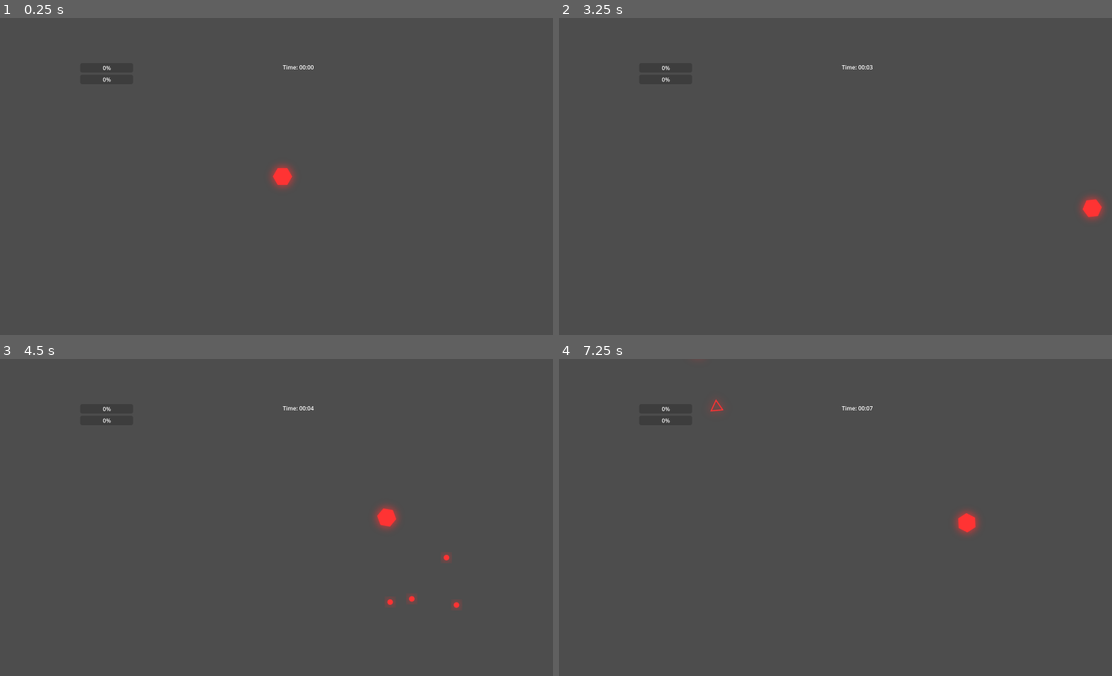
Above: before the commit, frames 1-4 (two rows, left to right).
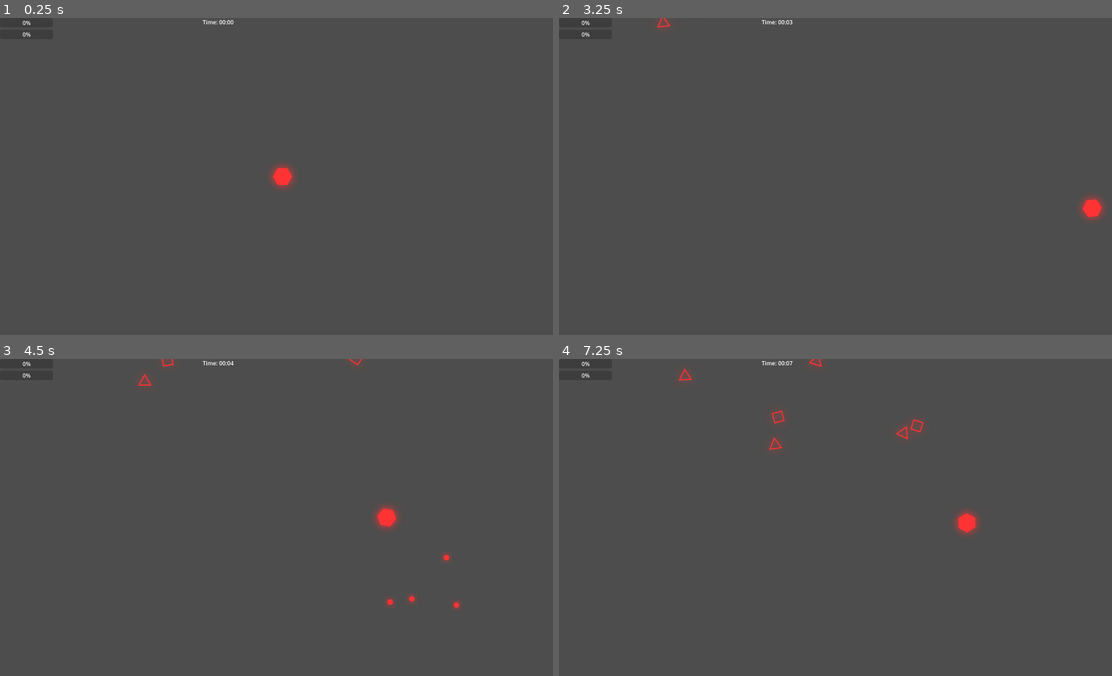
Above: after the commit, the same moments.

Repository: E3-Hub/major-jam-7
Game: Godot game, scene res://scenes/world/main.tscn
Two runs of this game, one before a commit and one after it. Both use one fixed random seed, a clock stepped at 60 frames per second and the inputs below.
Inputs (mouse positions are in pixels of both pictures, inside the frame that each line leads up to):
- Up to frame 1 (0.25 s): no input
- Up to frame 2 (3.25 s): tap Enter at 0.5 s; move the mouse to (968, 160) at 0.52 s; hold D (move_right) 0.53-1.28 s; tap Space (dash) at 0.6, 1.55, 2.3, 2.85 s; move the mouse to (730, 192) at 1.27 s; hold S (move_down) 1.28-2.03 s; tap Q (cycle_color_next) at 1.35 s; move the mouse to (896, 106) at 2.02 s; hold D (move_right) 2.03-2.78 s; tap E (cycle_color_prev) at 2.1 s; move the mouse to (813, 239) at 2.77 s; hold W (move_up) from 2.78 s (still down)
- Up to frame 3 (4.5 s): move the mouse to (453, 565) at 3.52 s; release W (move_up) at 3.53 s; press the mouse at (453, 565) at 3.53 s; hold A (move_left) from 3.53 s (still down); tap Space (dash) at 3.8, 4.35 s; move the mouse to (110, 469) at 4.27 s; release the mouse at (110, 469) at 4.28 s
- Up to frame 4 (7.25 s): move the mouse to (868, 517) at 5.02 s; release A (move_left) at 5.03 s; hold S (move_down) 5.03-5.78 s; tap Q (cycle_color_next) at 5.1 s; tap Space (dash) at 5.3, 6.05, 6.6 s; move the mouse to (758, 438) at 5.77 s; hold D (move_right) 5.78-6.53 s; tap E (cycle_color_prev) at 5.85 s; move the mouse to (968, 501) at 6.52 s; hold W (move_up) from 6.53 s (still down)

The runs differ from the first frame. In frame 1, 0.1% of the frame differs, in the area x 4-57%, y 0-21%; in frame 2, 0.2%; in frame 3, 0.3%; in frame 4, 0.6%, in the area x 4-67%, y 0-29%.

Commit message:
add dashing_enemy

Diff:
--- /dev/null
+++ b/scenes/enemies/dashing_enemy.tscn
@@ -0,0 +1,46 @@
+[gd_scene load_steps=8 format=3 uid="uid://dojfb0kdsmryb"]
+
+[ext_resource type="PackedScene" uid="uid://qpyt28bmnfkj" path="res://scenes/enemies/base_enemy.tscn" id="1_5ipbc"]
+[ext_resource type="Script" uid="uid://n2f0bamdbk3w" path="res://scripts/enemies/dashing_enemy.gd" id="1_l333l"]
+[ext_resource type="Shader" uid="uid://ct66c7vhhyphg" path="res://assets/shaders/color_change.gdshader" id="4_bghml"]
+[ext_resource type="Texture2D" uid="uid://claicnlqru787" path="res://assets/enemies/dashing_enemy.png" id="4_lq5po"]
+
+[sub_resource type="CircleShape2D" id="CircleShape2D_l333l"]
+radius = 22.0227
+
+[sub_resource type="ShaderMaterial" id="ShaderMaterial_bghml"]
+resource_local_to_scene = true
+shader = ExtResource("4_bghml")
+shader_parameter/target_color = Color(1, 1, 1, 1)
+shader_parameter/color_intensity = 1.0
+
+[sub_resource type="CircleShape2D" id="CircleShape2D_dash"]
+radius = 20.0
+
+[node name="DashingEnemy" instance=ExtResource("1_5ipbc")]
+script = ExtResource("1_l333l")
+dash_range = 400.0
+dash_prepare_time = 2.0
+dash_speed = 1000.0
+dash_distance = 1000.0
+dash_damage = 25
+knockback_distance = 50.0
+speed = 80.0
+
+[node name="CollisionShape2D" parent="." index="0"]
+shape = SubResource("CircleShape2D_l333l")
+
+[node name="Sprite2D" parent="." index="1"]
+material = SubResource("ShaderMaterial_bghml")
+texture = ExtResource("4_lq5po")
+
+[node name="HealthSystem" parent="." index="2"]
+max_health = 60
+
+[node name="DashTimer" type="Timer" parent="." index="3"]
+
+[node name="DashAttackArea" type="Area2D" parent="." index="4"]
+collision_layer = 0
+
+[node name="CollisionShape2D" type="CollisionShape2D" parent="DashAttackArea" index="0"]
+shape = SubResource("CircleShape2D_dash")
--- a/scenes/world/main.tscn
+++ b/scenes/world/main.tscn
@@ -6,6 +6,7 @@
 [ext_resource type="Script" uid="uid://cx10b7en7ghpi" path="res://scripts/systems/patch_system/patch_system.gd" id="4_tt8nk"]
 [ext_resource type="Script" uid="uid://dhhniimbgha7d" path="res://scripts/systems/enemy_spawner.gd" id="4_wbupf"]
 [ext_resource type="PackedScene" uid="uid://d2romlyepgwxu" path="res://scenes/enemies/shooting_enemy.tscn" id="5_7tdlr"]
+[ext_resource type="PackedScene" uid="uid://dojfb0kdsmryb" path="res://scenes/enemies/dashing_enemy.tscn" id="6_8xk2r"]
 
 [node name="Main" type="Node2D"]
 
@@ -17,10 +18,10 @@
 script = ExtResource("2_mli2r")
 
 [node name="UIManager" parent="GameManager" instance=ExtResource("3_f8fyy")]
-offset_left = -573.0
-offset_top = -322.0
-offset_right = -573.0
-offset_bottom = -322.0
+offset_left = -800.0
+offset_top = -450.0
+offset_right = -800.0
+offset_bottom = -450.0
 
 [node name="PatchSystem" type="Node" parent="GameManager"]
 script = ExtResource("4_tt8nk")
@@ -29,7 +30,7 @@
 
 [node name="EnemySpawner" type="Node2D" parent="." groups=["enemy_spawner"]]
 script = ExtResource("4_wbupf")
-enemy_scenes = Array[PackedScene]([ExtResource("5_7tdlr")])
+enemy_scenes = Array[PackedScene]([ExtResource("5_7tdlr"), ExtResource("6_8xk2r")])
 
 [node name="SpawnTimer" type="Timer" parent="EnemySpawner"]
 
--- a/scripts/enemies/base_enemy.gd
+++ b/scripts/enemies/base_enemy.gd
@@ -22,7 +22,7 @@
 
 	# Set up collision layers
 	collision_layer = 2 # Enemy layer
-	collision_mask = 1 # Player layer
+	collision_mask = 0 # Player layer
 
 	# Connect health system
 	health_system.died.connect(_on_died)
@@ -37,10 +37,9 @@
 	if ResourceLoader.exists("res://scenes/world/exp_orb.tscn"):
 		exp_orb_scene = load("res://scenes/world/exp_orb.tscn")
 
-func setup(color_type: int, p_position: Vector2):
+func setup(color_type: int):
 	enemy_color = color_type
 	sprite.material.set_shader_parameter("target_color", EnemyColorType.get_color(enemy_color))
-	global_position = p_position
 
 func _physics_process(delta):
 	if player and health_system.is_alive():
--- /dev/null
+++ b/scripts/enemies/dashing_enemy.gd
@@ -0,0 +1,133 @@
+extends BaseEnemy
+class_name DashingEnemy
+
+@export var dash_range: float = 400.0
+@export var dash_prepare_time: float = 2.0
+@export var dash_speed: float = 1000.0
+@export var dash_distance: float = 1000.0
+@export var dash_damage: int = 25
+@export var knockback_distance: float = 50.0
+
+@onready var dash_timer: Timer = $DashTimer
+@onready var dash_attack_area: Area2D = $DashAttackArea
+
+enum DashState {
+	APPROACHING,
+	PREPARING,
+	DASHING
+}
+
+var current_state: DashState = DashState.APPROACHING
+var dash_direction: Vector2
+var dash_start_position: Vector2
+var original_speed: float
+var has_hit_player: bool = false
+
+func _ready():
+	super._ready()
+
+	# Store original speed
+	original_speed = speed
+
+	# Setup dash timer
+	dash_timer.wait_time = dash_prepare_time
+	dash_timer.one_shot = true
+	dash_timer.timeout.connect(_on_dash_timer_timeout)
+
+	# Setup dash attack area
+	dash_attack_area.body_entered.connect(_on_dash_attack_area_body_entered)
+	dash_attack_area.monitoring = false # Only monitor during dash
+
+func update_ai(delta):
+	if not player:
+		return
+
+	var distance_to_player = global_position.distance_to(player.global_position)
+
+	match current_state:
+		DashState.APPROACHING:
+			handle_approaching(distance_to_player)
+
+		DashState.PREPARING:
+			handle_preparing()
+
+		DashState.DASHING:
+			handle_dashing(delta)
+
+func handle_approaching(distance_to_player: float):
+	# Move toward player
+	move_towards_player(get_physics_process_delta_time())
+
+	# Rotate toward player
+	var direction_to_player = (player.global_position - global_position).normalized()
+	rotation = direction_to_player.angle() + PI / 2
+
+	# Check if in dash range
+	if distance_to_player <= dash_range:
+		start_dash_preparation()
+
+func handle_preparing():
+	# Stop moving and rotate toward player
+	velocity = Vector2.ZERO
+	move_and_slide()
+
+	# Keep rotating toward player during preparation
+	var direction_to_player = (player.global_position - global_position).normalized()
+	rotation = direction_to_player.angle() + PI / 2
+
+func handle_dashing(delta):
+	# Move in locked direction at high speed
+	var distance_traveled = dash_start_position.distance_to(global_position)
+
+	if distance_traveled >= dash_distance:
+		# Dash complete, return to approaching
+		end_dash()
+	else:
+		# Continue dashing
+		velocity = dash_direction * dash_speed
+
+	move_and_slide()
+
+func start_dash_preparation():
+	current_state = DashState.PREPARING
+	dash_timer.start()
+
+func start_dash():
+	dash_direction = (player.global_position - global_position).normalized()
+	current_state = DashState.DASHING
+	dash_start_position = global_position
+	has_hit_player = false
+
+	# Enable dash attack detection
+	dash_attack_area.monitoring = true
+
+func end_dash():
+	current_state = DashState.APPROACHING
+	velocity = Vector2.ZERO
+
+	# Disable dash attack detection
+	dash_attack_area.monitoring = false
+
+func _on_dash_timer_timeout():
+	start_dash()
+
+func _on_dash_attack_area_body_entered(body):
+	if body is Player and current_state == DashState.DASHING and not has_hit_player:
+		# Deal damage to player
+		body.take_damage(dash_damage)
+		has_hit_player = true
+
+		# Apply knockback to self
+		apply_knockback()
+
+func apply_knockback():
+	# Knockback in opposite direction of dash
+	var knockback_direction = - dash_direction
+	var knockback_position = global_position + (knockback_direction * knockback_distance)
+
+	# Create a tween for smooth knockback with easing (fast start, slow end)
+	var tween = create_tween()
+	tween.set_ease(Tween.EASE_OUT)
+	tween.set_trans(Tween.TRANS_CUBIC)
+	tween.tween_property(self, "global_position", knockback_position, 0.4)
+	tween.tween_callback(end_dash)
--- a/scripts/enemies/shooting_enemy.gd
+++ b/scripts/enemies/shooting_enemy.gd
@@ -3,7 +3,7 @@
 
 @export var shoot_range: float = 300.0
 @export var shoot_cooldown: float = 2.0
-@export var stop_distance: float = 150.0
+@export var stop_distance: float = 200.0
 
 @onready var shoot_timer: Timer = $ShootTimer
 
--- a/scripts/systems/enemy_spawner.gd
+++ b/scripts/systems/enemy_spawner.gd
@@ -2,7 +2,7 @@
 class_name EnemySpawner
 
 @export var enemy_scenes: Array[PackedScene] = []
-@export var spawn_interval: float = 3.0
+@export var spawn_interval: float = 1.0
 @export var spawn_wave_interval: float = 15.0
 @export var spawn_distance: float = 100.0
 
@@ -33,11 +33,6 @@
 func _on_spawn_timer_timeout():
 	spawn_enemy()
 
-	# Adjust spawn rate based on level
-	var level_multiplier = 1.0 - (current_level - 1) * 0.1
-	level_multiplier = max(level_multiplier, 0.3) # Don't go below 30% of base interval
-	spawn_timer.wait_time = spawn_interval * level_multiplier
-
 func _on_spawn_wave_timeout():
 	current_spawn_side = randi() % 4
 	current_spawn_color = randi() % 3
@@ -49,9 +44,8 @@
 	# Choose random enemy type
 	var enemy_scene = enemy_scenes[randi() % enemy_scenes.size()]
 	var enemy: BaseEnemy = enemy_scene.instantiate()
-
-	# Scale enemy stats based on level
-	scale_enemy_for_level(enemy)
+	var spawn_pos = get_spawn_position()
+	enemy.global_position = spawn_pos
 
 	# Connect enemy death signal
 	enemy.enemy_died.connect(_on_enemy_died)
@@ -60,9 +54,7 @@
 	get_tree().current_scene.add_child(enemy)
 	enemies_spawned += 1
 
-	# Get spawn position at screen edge
-	var spawn_pos = get_spawn_position()
-	enemy.setup(current_spawn_color, spawn_pos)
+	enemy.setup(current_spawn_color)
 
 func get_spawn_position() -> Vector2:
 	# Get screen size
@@ -87,17 +79,6 @@
 
 	return spawn_pos
 
-func scale_enemy_for_level(enemy: BaseEnemy):
-	# Increase enemy stats based on current level
-	var level_multiplier = 1.0 + (current_level - 1) * 0.2
-
-	if enemy.health_system:
-		enemy.health_system.max_health = int(enemy.health_system.max_health * level_multiplier)
-		enemy.health_system.current_health = enemy.health_system.max_health
-
-	enemy.speed *= (1.0 + (current_level - 1) * 0.1)
-	enemy.exp_value = int(enemy.exp_value * level_multiplier)
-
 func _on_player_level_up(new_level: int):
 	current_level = new_level
 	print("Enemy spawner: Player reached level ", new_level, ". Increasing difficulty!")
--- a/scripts/systems/game_manager.gd
+++ b/scripts/systems/game_manager.gd
@@ -25,6 +25,8 @@
 	is_game_over = true
 	game_over.emit()
 	ui_manager.show_game_over(game_time)
+	get_tree().paused = true
+
 
 func _on_player_health_changed(current_health: int, max_health: int):
 	ui_manager.update_health(current_health, max_health)
@@ -36,4 +38,5 @@
 	ui_manager.update_level(new_level)
 
 func restart_game():
+	get_tree().paused = false
 	get_tree().reload_current_scene()
Binary file added: assets/enemies/cannon_enemy.png
Not shown, added: assets/enemies/cannon_enemy.png.import
Binary file added: assets/enemies/dashing_enemy.png
Not shown, added: assets/enemies/dashing_enemy.png.import
Not shown: 1 places in scenes/world/main.tscn that only renumber resources
